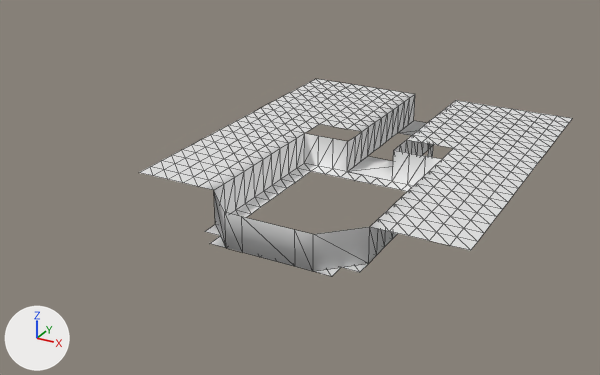
The OBJ model Ods217/Assets/Level_Data/lvl_Outpost/Meshes/lvl0_Office_main.obj, before and after one commit.
Both versions are drawn from a 50 mm camera at (19.3, -47.0, 19.7) aimed at (-2.2, -7.9, 0.2). The lights are fixed; the arrows at lower left show +X, +Y and +Z. Mesh edges are drawn as thin lines. Where no turn or scale is listed for an object, it has been applied to the vertices. Vertices at the same position are counted once.

Before the edit, the objects in view are built like this:
```python
me_default = bpy.data.meshes.new('Default')
me_default.from_pydata(...)  # 438 vertices, 716 faces; spans x -9.0..10.0, y -16.0..7.0, z -1.0..2.0
# before: 5 (2.0, 4.0, 0.0), 6 (-1.0, 4.0, 0.0) at pixel (397, 133), 118 (2.0, 4.0, 2.0) at pixel (440, 112), 138 (-1.0, 4.0, 2.0) at pixel (398, 105)
# before: 65 (3.0, -16.0, 0.0) at pixel (313, 271), 67 (-2.0, -16.0, 0.0) at pixel (226, 248), 74 (2.0, -16.0, 0.0) at pixel (295, 266), 80 (-1.0, -16.0, 0.0) at pixel (242, 252), 82 (3.0, -16.0, 2.0) at pixel (313, 234)
# before: 83 (2.0, -16.0, 2.0) at pixel (294, 229), 84 (-1.0, -16.0, 2.0) at pixel (241, 216), 85 (-2.0, -16.0, 2.0) at pixel (224, 212)
ob_default = bpy.data.objects.new('Default', me_default)
ob_default.location = (0.0, 0.0, 0.0)
```
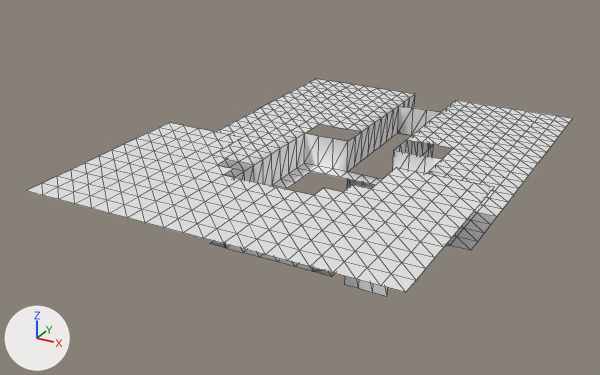
Changed parts and their boxes (x1, y1, x2, y2) in the pictures (600 x 375 px):
'Default', reshaped (26% wider, 10% taller): before (139, 79, 572, 276); after (27, 79, 572, 296)
part 1 of me_default, added: after (27, 123, 494, 292)
part 2 of me_default, built on: before (348, 156, 393, 181); after (344, 179, 387, 296)
part 3 of me_default, added: after (398, 106, 440, 136)
part 4 of me_default, deleted: before (225, 213, 313, 271)

Diff of the bpy script that builds the scene:
```diff
--- a/Ods217/Assets/Level_Data/lvl_Outpost/Meshes/lvl0_Office_main.obj.py
+++ b/Ods217/Assets/Level_Data/lvl_Outpost/Meshes/lvl0_Office_main.obj.py
@@ me_default @@
 # used by ob_default; location = (0.0, 0.0, 0.0)
 # verts and faces of me_default; kept vertices keep their numbers, new ones are numbered from 438
-me_default.from_pydata(...)  # 438 vertices, 716 faces; spans x -9.0..10.0, y -16.0..7.0, z -1.0..2.0
+me_default.from_pydata(...)  # 654 vertices, 1066 faces; spans x -9.0..10.0, y -22.0..7.0, z -8.0..4.0
+# me_default part 1: a new loose piece of 206 vertices spanning x -9.0..10.0, y -22.0..-11.0, z 4.0
+# me_default part 2
+# 2 faces are deleted
+# 8 vertices are added at x -1.0..2.0, y -4.0, z -8.0..-4.0
+# 12 new faces join them
+# me_default part 3
+verts[446] = (0.0, 4.0, 2.0)  # pixel (412, 107)
+verts[447] = (0.0, 4.0, 0.0)  # pixel (411, 135)
+verts[448] = (1.0, 4.0, 2.0)  # pixel (426, 110)
+verts[449] = (1.0, 4.0, 0.0)
+faces += [(6, 446, 138), (6, 447, 446), (446, 447, 448), (447, 449, 448), (118, 448, 449), (5, 118, 449)]
+# me_default part 4
+delete_vertices([83, 84])  # with the faces that use them
+delete_faces([(67, 85, 80)])
```
